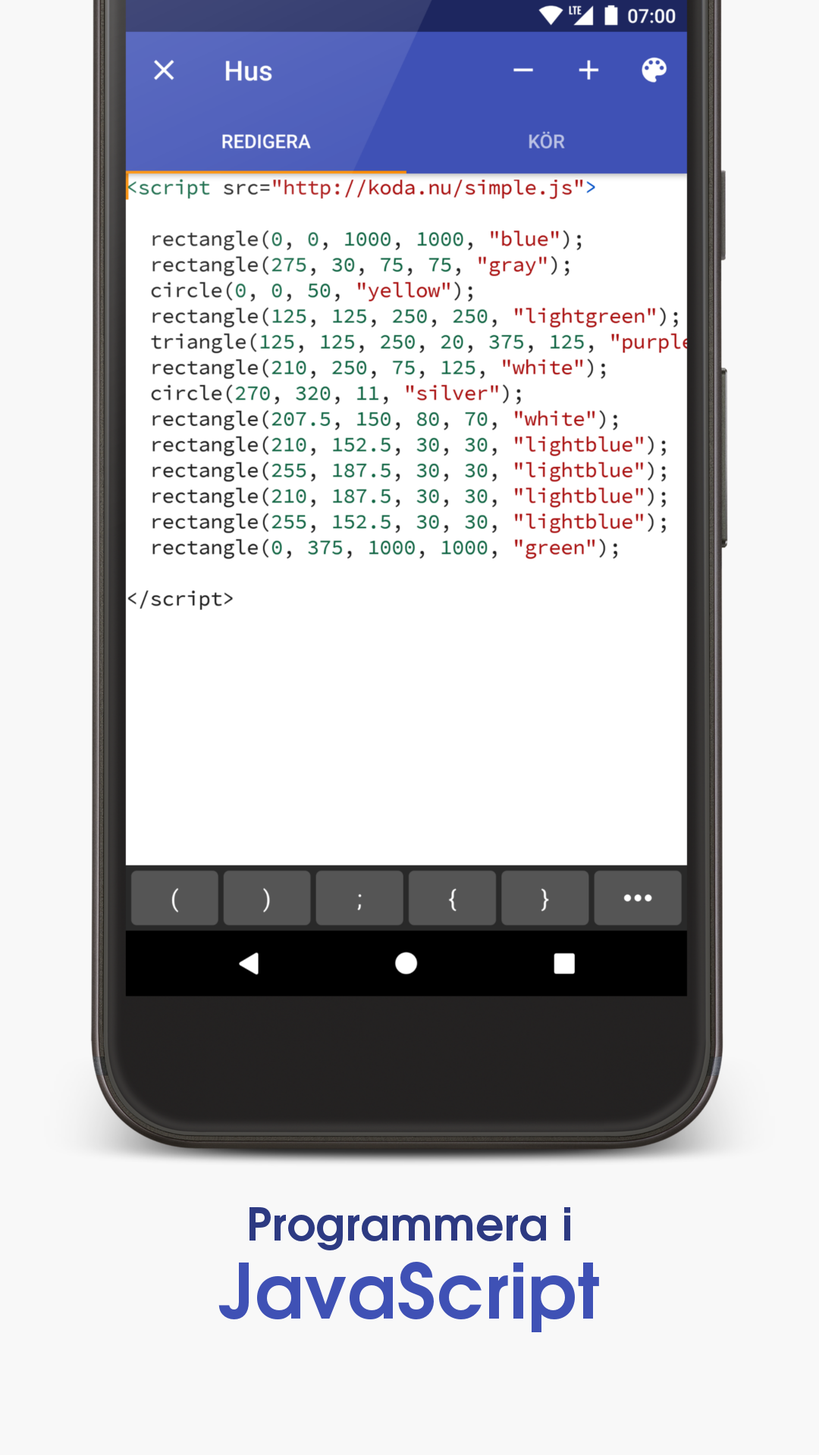
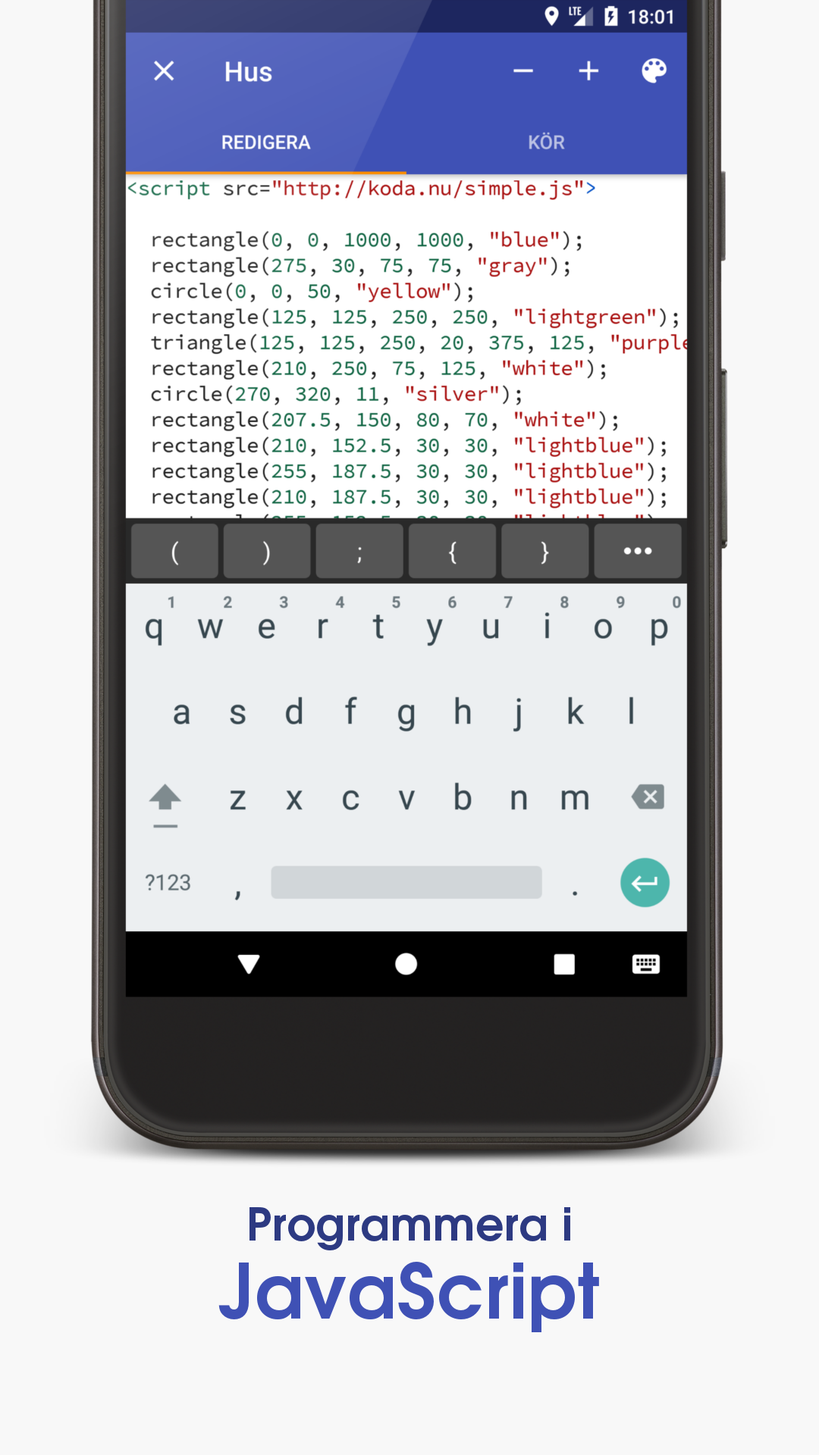
The second 819×1455 image is a revision of the first. Changes to its layers:
renamed "raw_2_framed.png" to "2_raw_framed.png", painted on it over [90, 0, 728, 1166]
